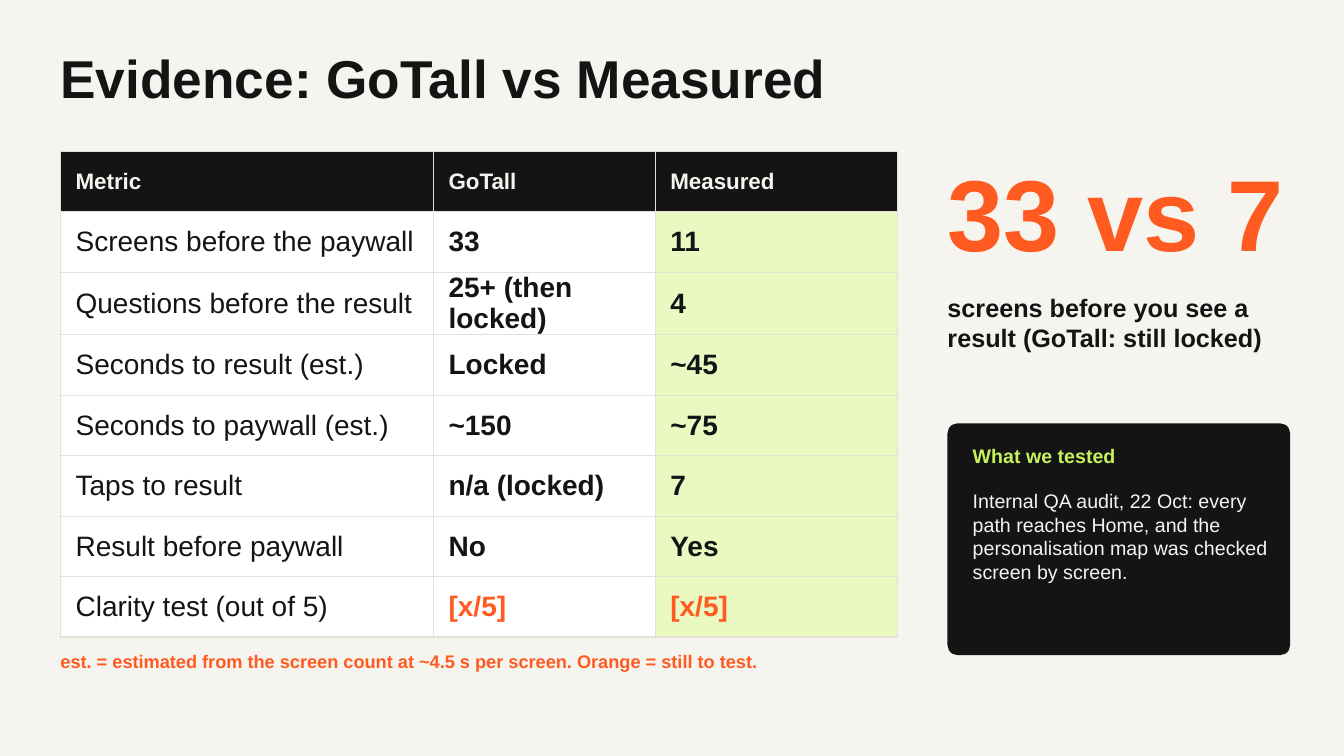
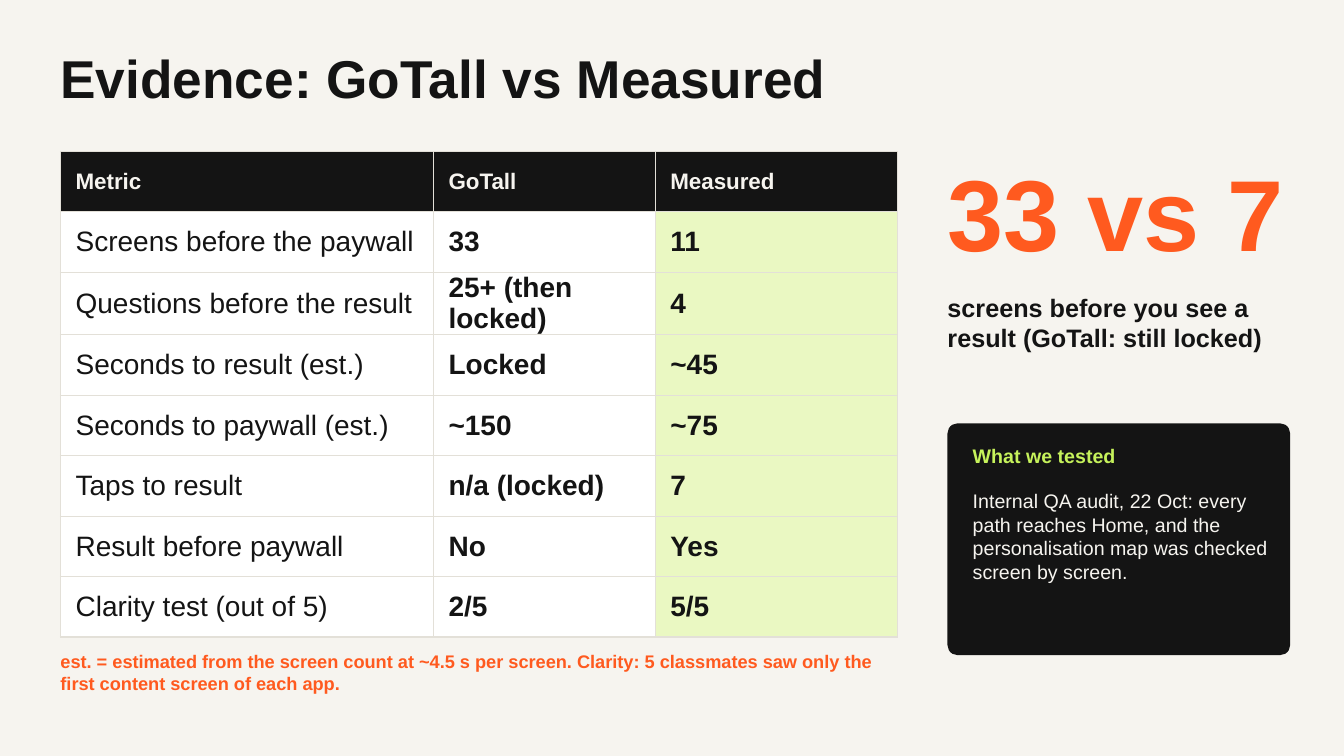
Before and after one commit to cemaksu229/measured-vertical-slice, a slide deck: slide 9 of deliverables/demo-deck.pptx. Drawn at 1344x756 pixels with LibreOffice and Linux fonts; fonts in the diff are those of the drawing. Boxes give left, top, right and bottom in pixels: in the first picture for what was removed or moved away, otherwise in the second. Text is boxed around its words. In the diff, an @@ line names an element or a change of style, - is before the commit and + after.

```diff
--- a/deliverables/demo-deck.pptx
+++ b/deliverables/demo-deck.pptx
@@ table at [60, 151, 897, 625] @@
-row 8, column 2: [x/5]
+row 8, column 2: 2/5
-row 8, column 3: [x/5]
+row 8, column 3: 5/5
@@ text at [60, 654, 872, 694]: text changed @@
-est. = estimated from the screen count at ~4.5 s per screen. Orange = still to test.
+est. = estimated from the screen count at ~4.5 s per screen. Clarity: 5 classmates saw only the first content screen of each app.
```
Also in this commit, not shown: 2 other files.
